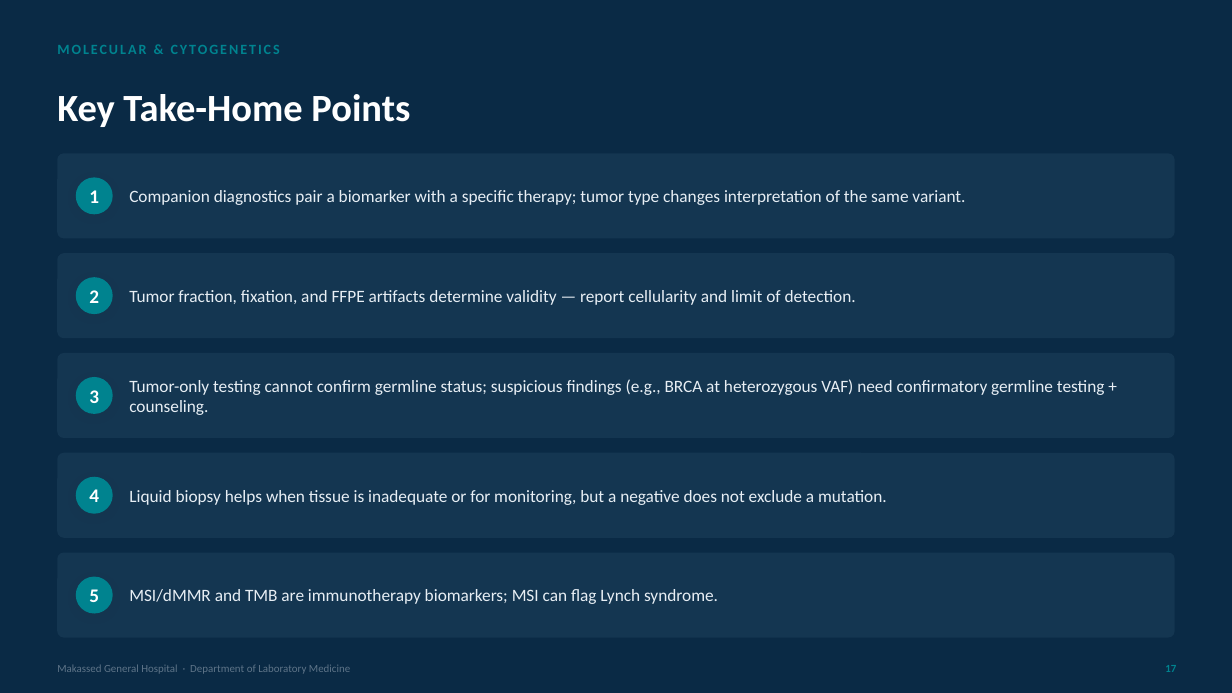
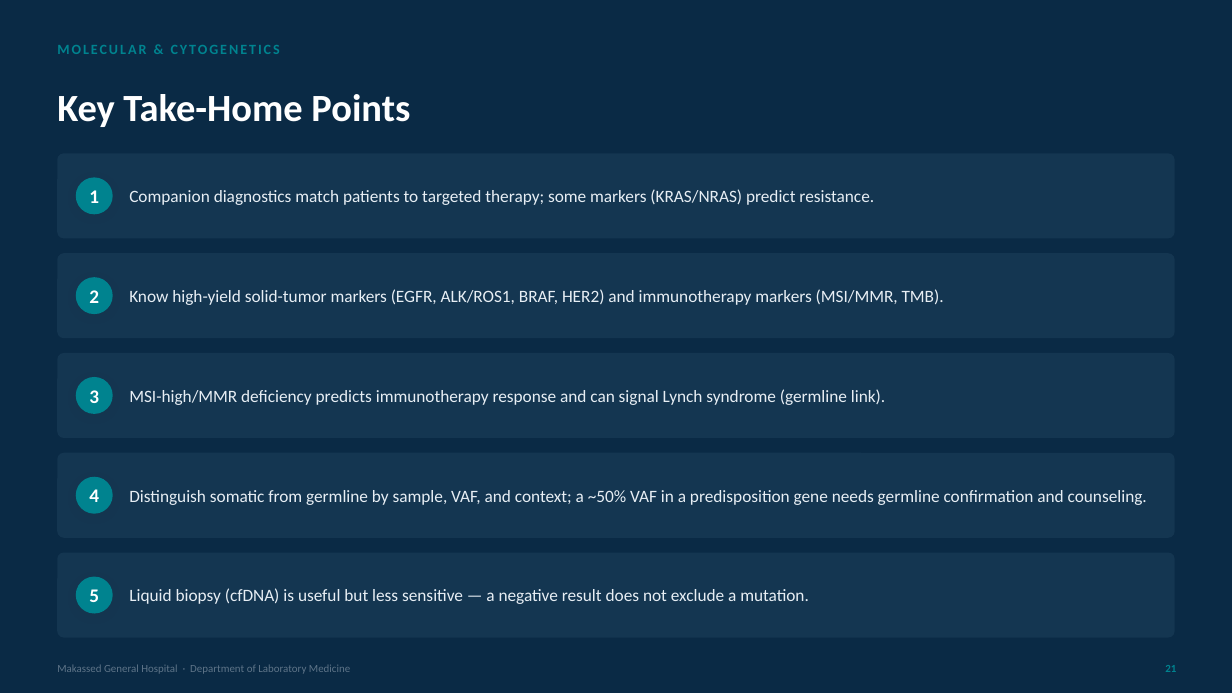
Before and after one commit to omarzbaba/makassed-cp-curriculum, a slide deck: slide 24 of decks/Molecular_04_Solid-Tumor-and-Germline-Testing.pptx (slide 20 before the commit). Drawn at 1232x693 pixels with LibreOffice and Linux fonts; fonts in the diff are those of the drawing. Boxes give left, top, right and bottom in pixels: in the first picture for what was removed or moved away, otherwise in the second. Text is boxed around its words. In the diff, an @@ line names an element or a change of style, - is before the commit and + after.

```diff
--- a/decks/Molecular_04_Solid-Tumor-and-Germline-Testing.pptx
+++ b/decks/Molecular_04_Solid-Tumor-and-Germline-Testing.pptx
@@ text at (129, 189, 874, 205): text changed @@
-Companion diagnostics pair a biomarker with a specific therapy; tumor type changes interpretation of the same variant.
+Companion diagnostics match patients to targeted therapy; some markers (KRAS/NRAS) predict resistance.
@@ text at (129, 289, 944, 305): text changed @@
-Tumor fraction, fixation, and FFPE artifacts determine validity — report cellularity and limit of detection.
+Know high-yield solid-tumor markers (EGFR, ALK/ROS1, BRAF, HER2) and immunotherapy markers (MSI/MMR, TMB).
@@ text at (129, 389, 885, 405): text changed @@
-Tumor-only testing cannot confirm germline status; suspicious findings (e.g., BRCA at heterozygous VAF) need confirmatory germline testing + counseling.
+MSI-high/MMR deficiency predicts immunotherapy response and can signal Lynch syndrome (germline link).
@@ text at (129, 490, 1147, 505): text changed @@
-Liquid biopsy helps when tissue is inadequate or for monitoring, but a negative does not exclude a mutation.
+Distinguish somatic from germline by sample, VAF, and context; a ~50% VAF in a predisposition gene needs germline confirmation and counseling.
@@ text at (129, 588, 809, 604): text changed @@
-MSI/dMMR and TMB are immunotherapy biomarkers; MSI can flag Lynch syndrome.
+Liquid biopsy (cfDNA) is useful but less sensitive — a negative result does not exclude a mutation.
@@ text at (1165, 665, 1176, 672): text changed @@
-17
+21
```
Also in this commit, not shown: 17 other slides changed, 6 slides added, 2 slides removed, 30 other files.
